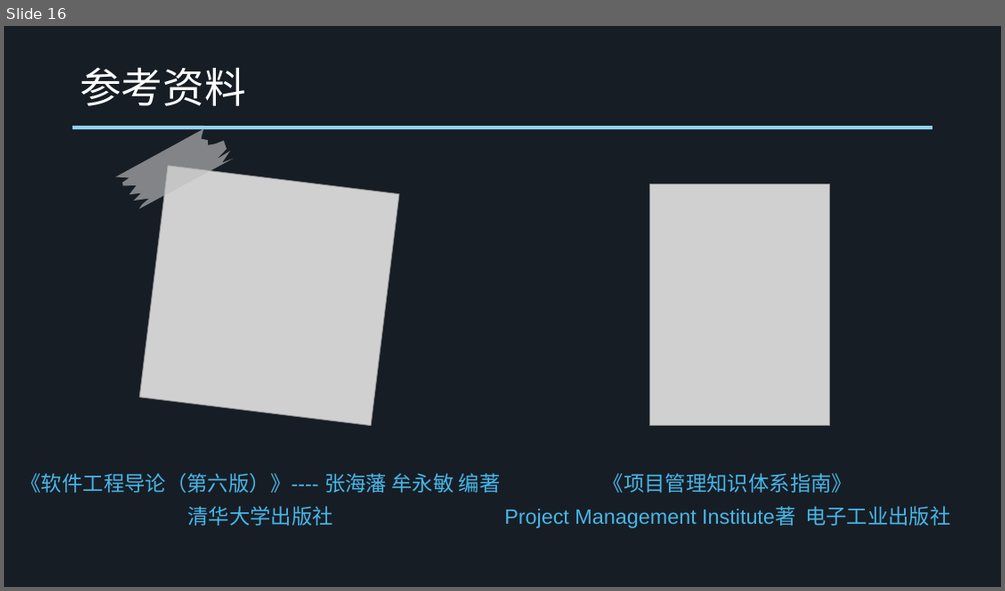
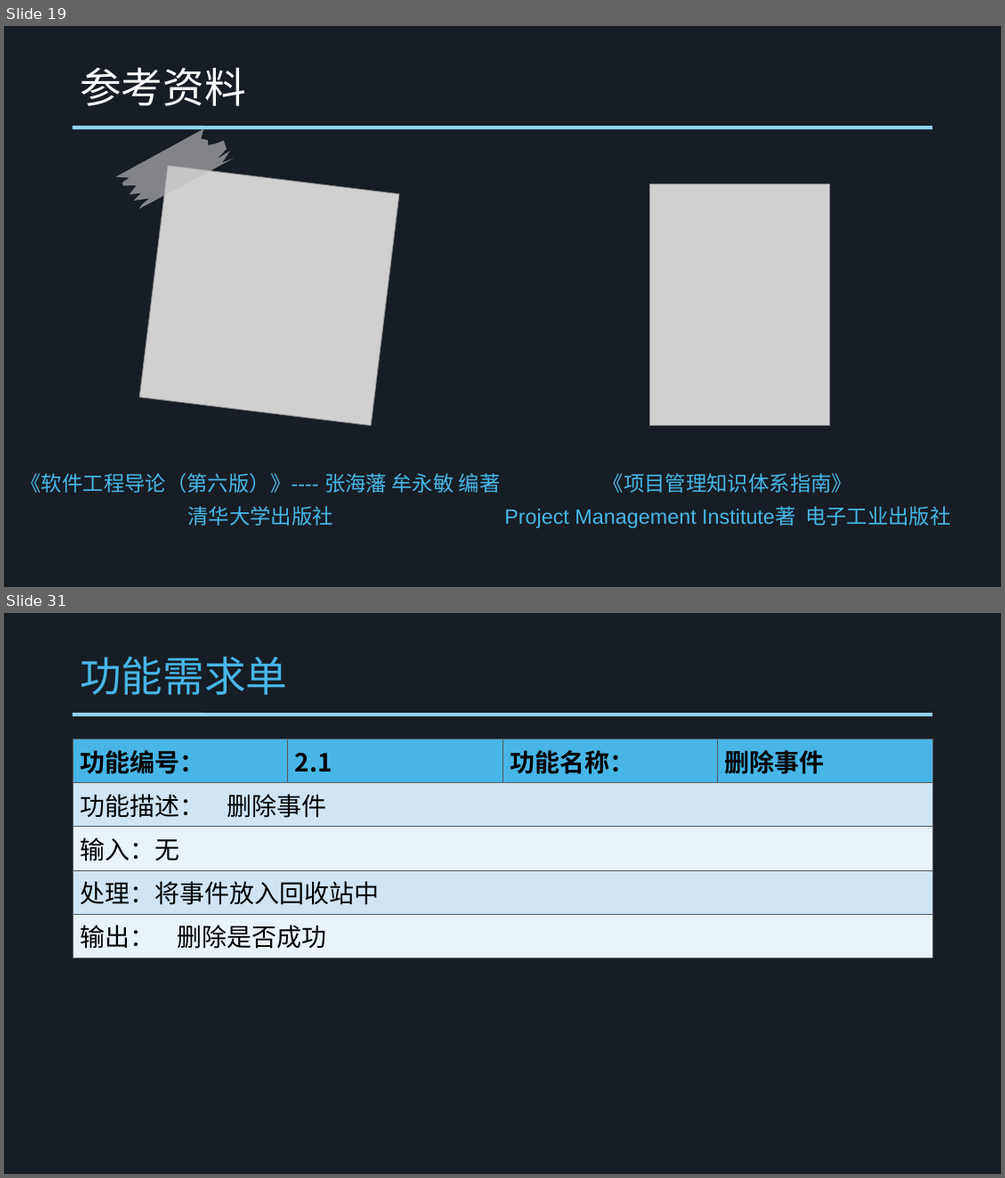
Before and after one commit to SE-2017-G4/SE-2017, a slide deck: Document/SE2017-G4 项目计划书.ppt. Shown one above the other, each under a label of ours: slide 16 before the commit, slides 19 and 31 after it; the slides between them are not shown. The pictures are 1005x591 and 1005x1178 pixels, drawn with LibreOffice and Linux fonts; fonts in the diff are those of the drawing; grey boxes stand for pictures. Boxes give left, top, right and bottom in pixels: in the first picture for what was removed or moved away, otherwise in the second. Text is boxed around its words. In the diff, an @@ line names an element or a change of style, - is before the commit and + after.

Commit message:
新增需求说明书，修改项目计划，上传界面原型

```diff
--- a/Document/SE2017-G4 项目计划书.ppt
+++ b/Document/SE2017-G4 项目计划书.ppt
@@ slide 31 added at bbox=[4, 613, 1001, 1174], background #171D25; not listed: 1 template element that a slide beside it also shows @@
@@ title added at bbox=[80, 657, 287, 695], 40 pt, text #47B6E7 @@
+功能需求单
@@ table added at bbox=[73, 739, 932, 952], 5 rows, 4 columns @@
+功能编号： | 2.1 | 功能名称： | 删除事件
+功能描述： 删除事件 |  |  | 
+输入：无 |  |  | 
+处理：将事件放入回收站中 |  |  | 
+输出： 删除是否成功 |  |  | 
@@ what was slide 16 is now slide 19 @@
```
Also in this commit, not shown: 7 slides changed, 38 other slides added, 1 slide removed, 33 other files.
